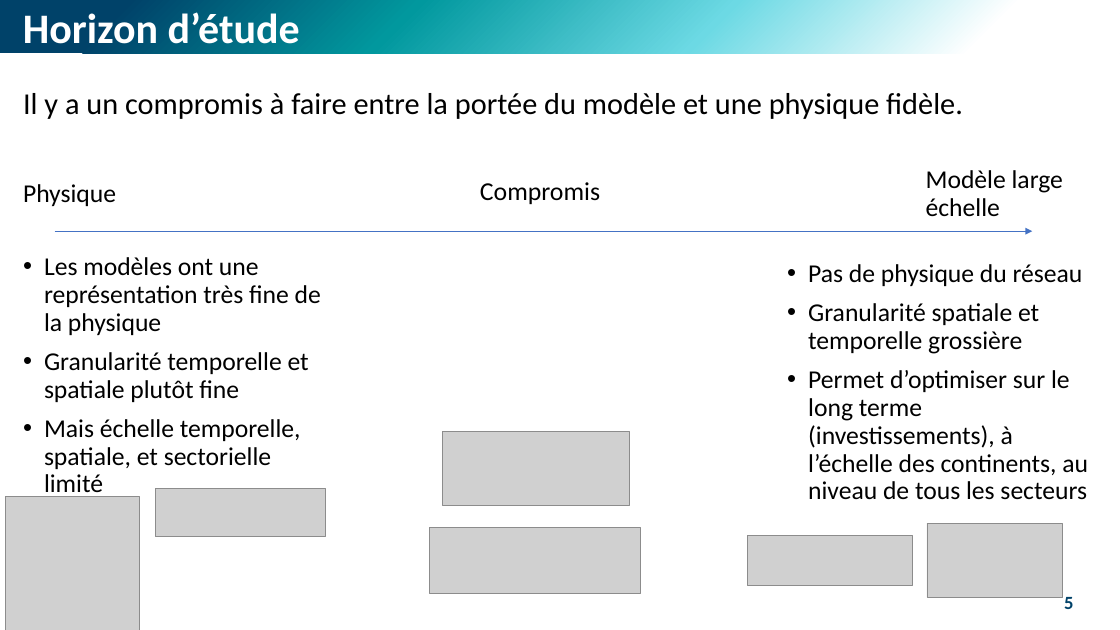
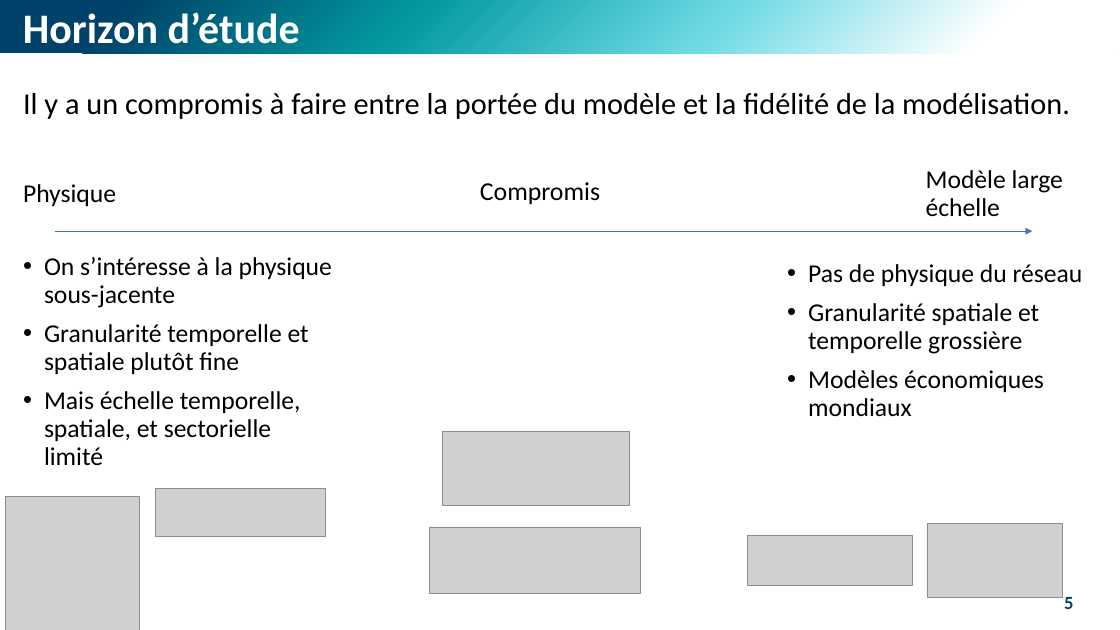
Before and after one commit to M-Berthelin/energy_mod_ISEL_MIX5, a slide deck: slide 5 of slides/3_Mod.pptx. Drawn at 1120x630 pixels with LibreOffice and Linux fonts; fonts in the diff are those of the drawing; grey boxes stand for pictures. Boxes give left, top, right and bottom in pixels: in the first picture for what was removed or moved away, otherwise in the second. Text is boxed around its words. In the diff, an @@ line names an element or a change of style, - is before the commit and + after.

```diff
--- a/slides/3_Mod.pptx
+++ b/slides/3_Mod.pptx
@@ text at box(23, 93, 1070, 119): text changed @@
-Il y a un compromis à faire entre la portée du modèle et une physique fidèle.
+Il y a un compromis à faire entre la portée du modèle et la fidélité de la modélisation.
@@ text at box(44, 257, 332, 308): text changed @@
-• Les modèles ont une représentation très fine de la physique
+• On s’intéresse à la physique sous-jacente
@@ text at box(808, 370, 1044, 417): text changed @@
-• Permet d’optimiser sur le long terme (investissements), à l’échelle des continents, au niveau de tous les secteurs
+• Modèles économiques mondiaux
```
Also in this commit, not shown: 7 other slides changed, 2 other files.
